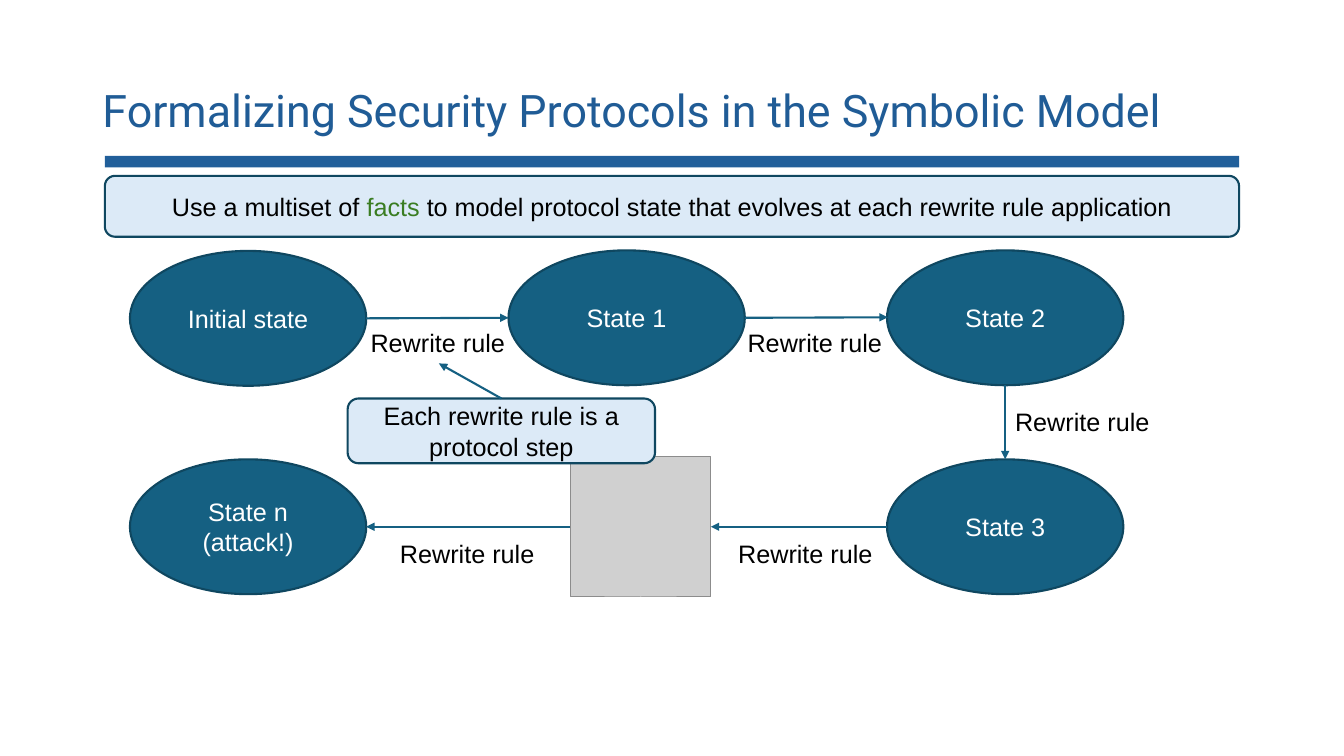
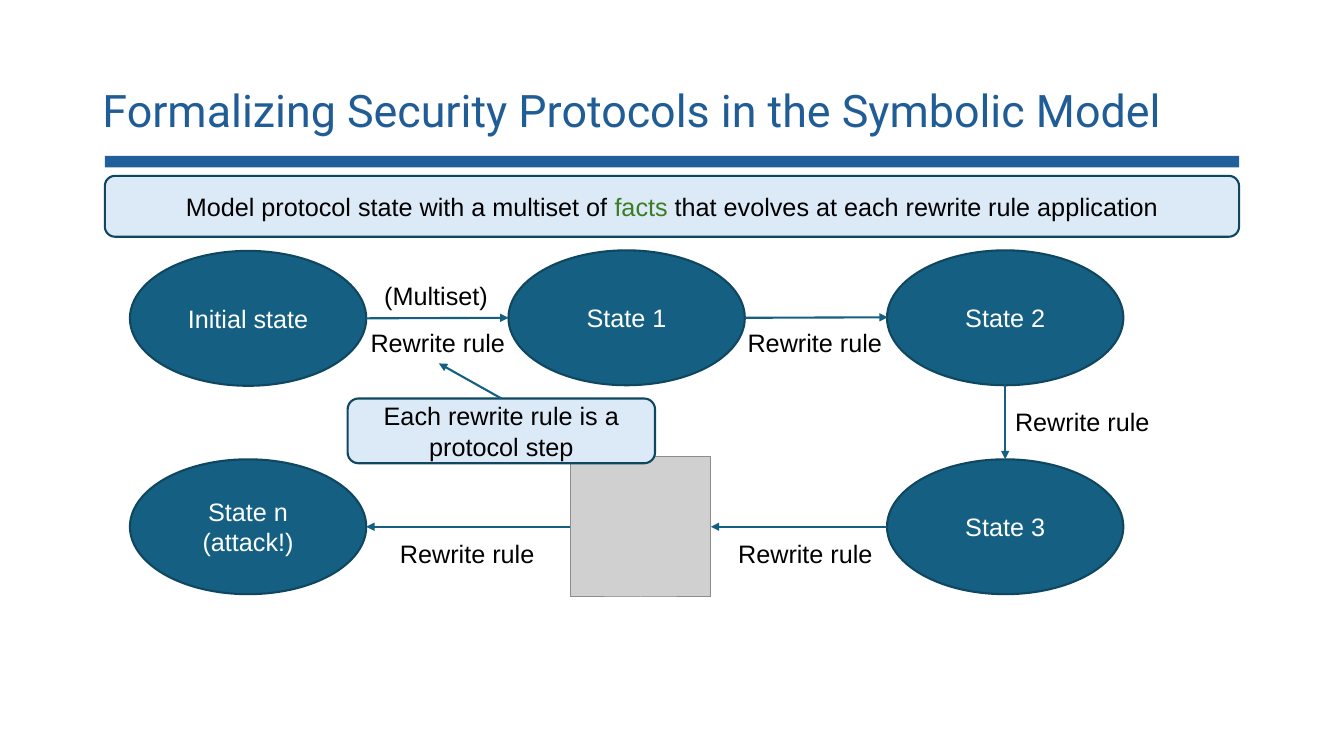
Before and after one commit to lorchrob/comp_slides, a slide deck: slide 36 of comp.pptx. Drawn at 1344x756 pixels with LibreOffice and Linux fonts; fonts in the diff are those of the drawing; grey boxes stand for pictures. Boxes give left, top, right and bottom in pixels: in the first picture for what was removed or moved away, otherwise in the second. Text is boxed around its words. In the diff, an @@ line names an element or a change of style, - is before the commit and + after.

```diff
--- a/comp.pptx
+++ b/comp.pptx
@@ text in rounded rectangle at (186,197,1157,222): text changed @@
-Use a multiset of facts to model protocol state that evolves at each rewrite rule application
+Model protocol state with a multiset of facts that evolves at each rewrite rule application
@@ text added at (384,286,488,311), 18 pt, text #000000 @@
+(Multiset)
```
Also in this commit, not shown: 13 other slides changed.
